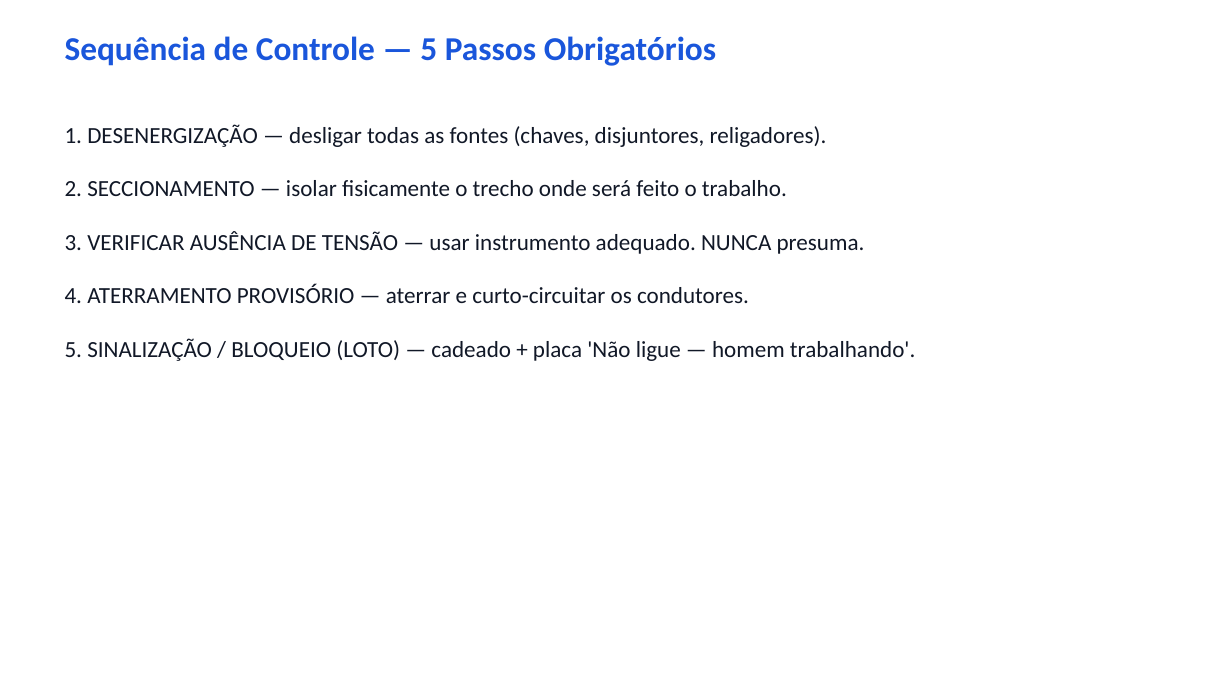
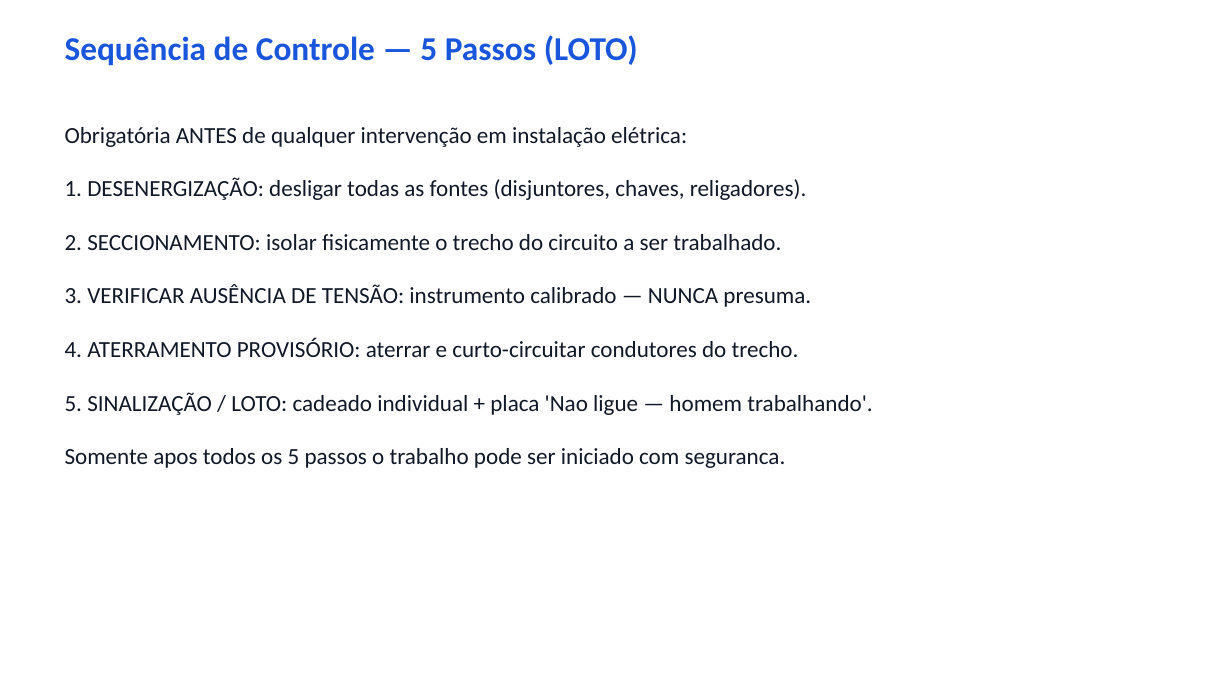
Before and after one commit to sanicolauvix/quiz-nr, a slide deck: slide 5 of 04_NR10.pptx (slide 4 before the commit). Drawn at 1232x693 pixels with LibreOffice and Linux fonts; fonts in the diff are those of the drawing. Boxes give left, top, right and bottom in pixels: in the first picture for what was removed or moved away, otherwise in the second. Text is boxed around its words. In the diff, an @@ line names an element or a change of style, - is before the commit and + after.

```diff
--- a/04_NR10.pptx
+++ b/04_NR10.pptx
@@ text at [65, 35, 638, 66]: text changed @@
-Sequência de Controle — 5 Passos Obrigatórios
+Sequência de Controle — 5 Passos (LOTO)
@@ text added at [65, 127, 687, 147], 18 pt, text #111827 @@
+Obrigatória ANTES de qualquer intervenção em instalação elétrica:
@@ text at [65, 177, 807, 200]: text changed @@
-1. DESENERGIZAÇÃO — desligar todas as fontes (chaves, disjuntores, religadores).
+1. DESENERGIZAÇÃO: desligar todas as fontes (disjuntores, chaves, religadores).
@@ text at [65, 234, 781, 250]: text changed @@
-2. SECCIONAMENTO — isolar fisicamente o trecho onde será feito o trabalho.
+2. SECCIONAMENTO: isolar fisicamente o trecho do circuito a ser trabalhado.
@@ text at [65, 284, 811, 307]: text changed @@
-3. VERIFICAR AUSÊNCIA DE TENSÃO — usar instrumento adequado. NUNCA presuma.
+3. VERIFICAR AUSÊNCIA DE TENSÃO: instrumento calibrado — NUNCA presuma.
@@ text at [65, 337, 799, 357]: text changed @@
-4. ATERRAMENTO PROVISÓRIO — aterrar e curto-circuitar os condutores.
+4. ATERRAMENTO PROVISÓRIO: aterrar e curto-circuitar condutores do trecho.
@@ text at [65, 392, 872, 415]: text changed @@
-5. SINALIZAÇÃO / BLOQUEIO (LOTO) — cadeado + placa 'Não ligue — homem trabalhando'.
+5. SINALIZAÇÃO / LOTO: cadeado individual + placa 'Nao ligue — homem trabalhando'.
@@ text added at [65, 448, 786, 468], 18 pt, text #111827 @@
+Somente apos todos os 5 passos o trabalho pode ser iniciado com seguranca.
```
Also in this commit, not shown: 8 other slides changed, 6 slides added, 1 slide removed, 7 other files.
